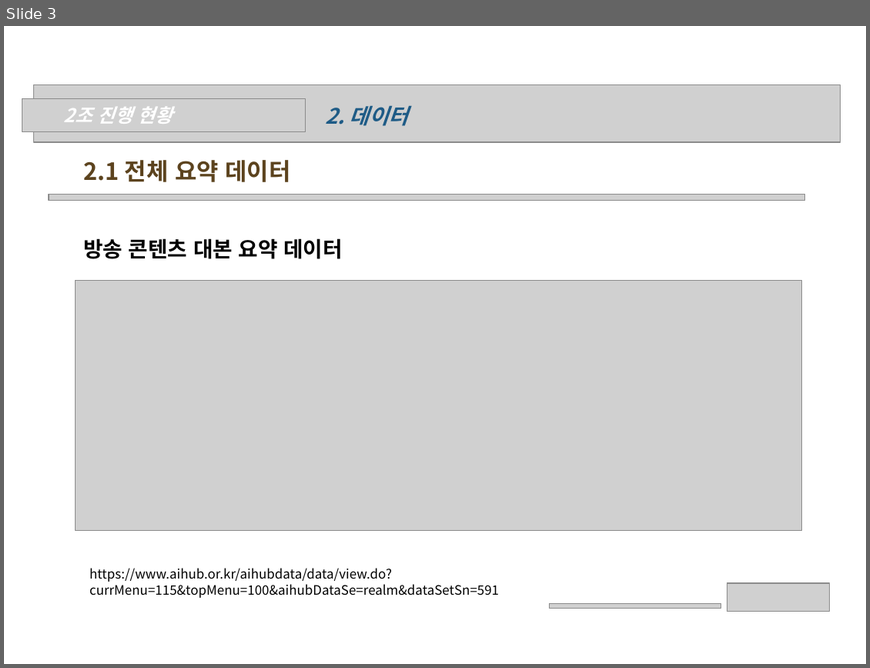
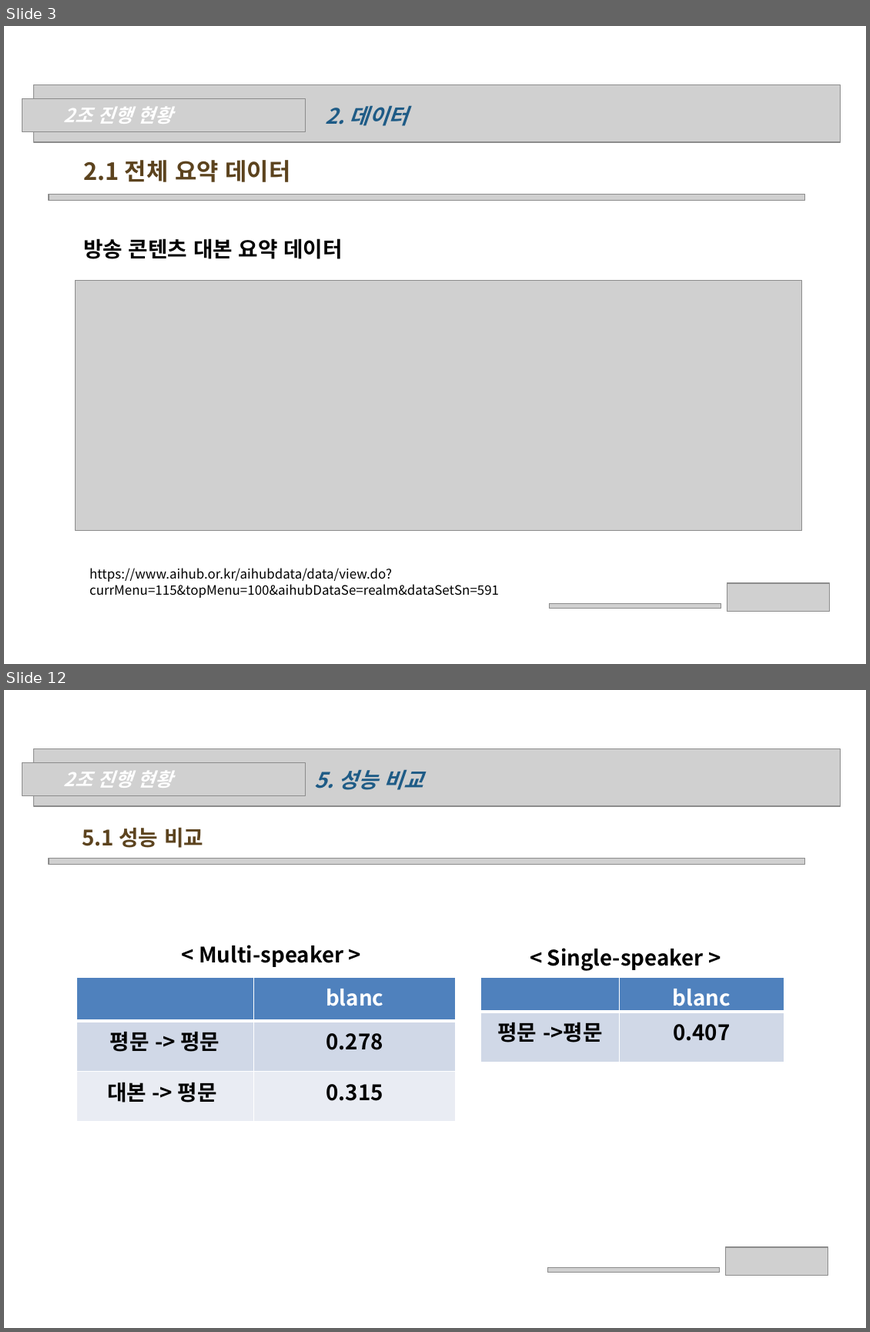
Before and after one commit to wonchul98/audio-to-summary, a slide deck: ppt/0609_2조_나현희_신원철.pptx. Shown one above the other, each under a label of ours: slide 3 before the commit, slides 3 and 12 after it; the slides between them are not shown. The pictures are 870x668 and 870x1332 pixels, drawn with LibreOffice and Linux fonts; fonts in the diff are those of the drawing; grey boxes stand for pictures; background and template pictures are left out. Boxes give left, top, right and bottom in pixels: in the first picture for what was removed or moved away, otherwise in the second. Text is boxed around its words. In the diff, an @@ line names an element or a change of style, - is before the commit and + after.

```diff
--- a/ppt/0609_2조_나현희_신원철.pptx
+++ b/ppt/0609_2조_나현희_신원철.pptx
@@ slide 12 added at bbox=[4, 690, 866, 1328], background picture (left out) @@
@@ picture added at bbox=[34, 749, 841, 806] @@
@@ picture added at bbox=[22, 762, 305, 795] @@
@@ text added at bbox=[64, 771, 173, 788], 16 pt, text #FFFFFF, bold, italic @@
+2조 진행 현황
@@ text added at bbox=[314, 769, 424, 790], 18 pt, text #1E5B86, bold, italic @@
+5. 성능 비교
@@ text added at bbox=[82, 827, 203, 848], 18 pt, text #5C431E, bold @@
+5.1 성능 비교
@@ picture added at bbox=[49, 858, 805, 865] @@
@@ text added at bbox=[199, 945, 344, 967], 18 pt, text #000000, bold @@
+< Multi-speaker >
@@ text added at bbox=[548, 948, 704, 971], 18 pt, text #000000, bold @@
+< Single-speaker >
@@ table added at bbox=[76, 977, 456, 1122], 3 rows, 2 columns @@
+ | blanc
+평문 -> 평문 | 0.278
+대본 -> 평문 | 0.315
@@ table added at bbox=[481, 977, 784, 1063], 2 rows, 2 columns @@
+ | blanc
+평문 ->평문 | 0.407
@@ picture added at bbox=[725, 1247, 828, 1275] @@
@@ picture added at bbox=[548, 1268, 719, 1272] @@
```
Also in this commit, not shown: 6 slides changed, 3 other slides added, 1 other file.
